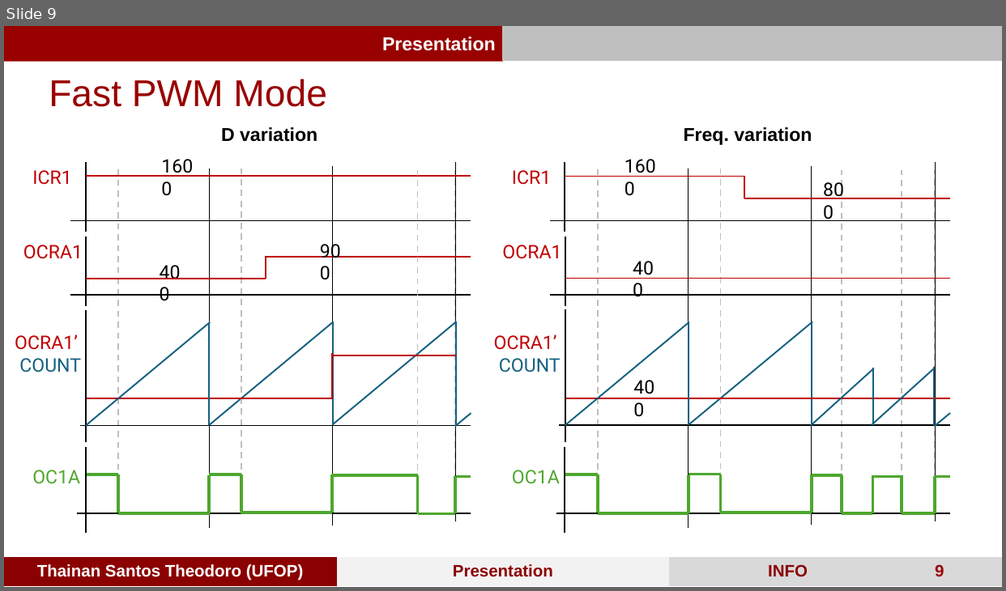
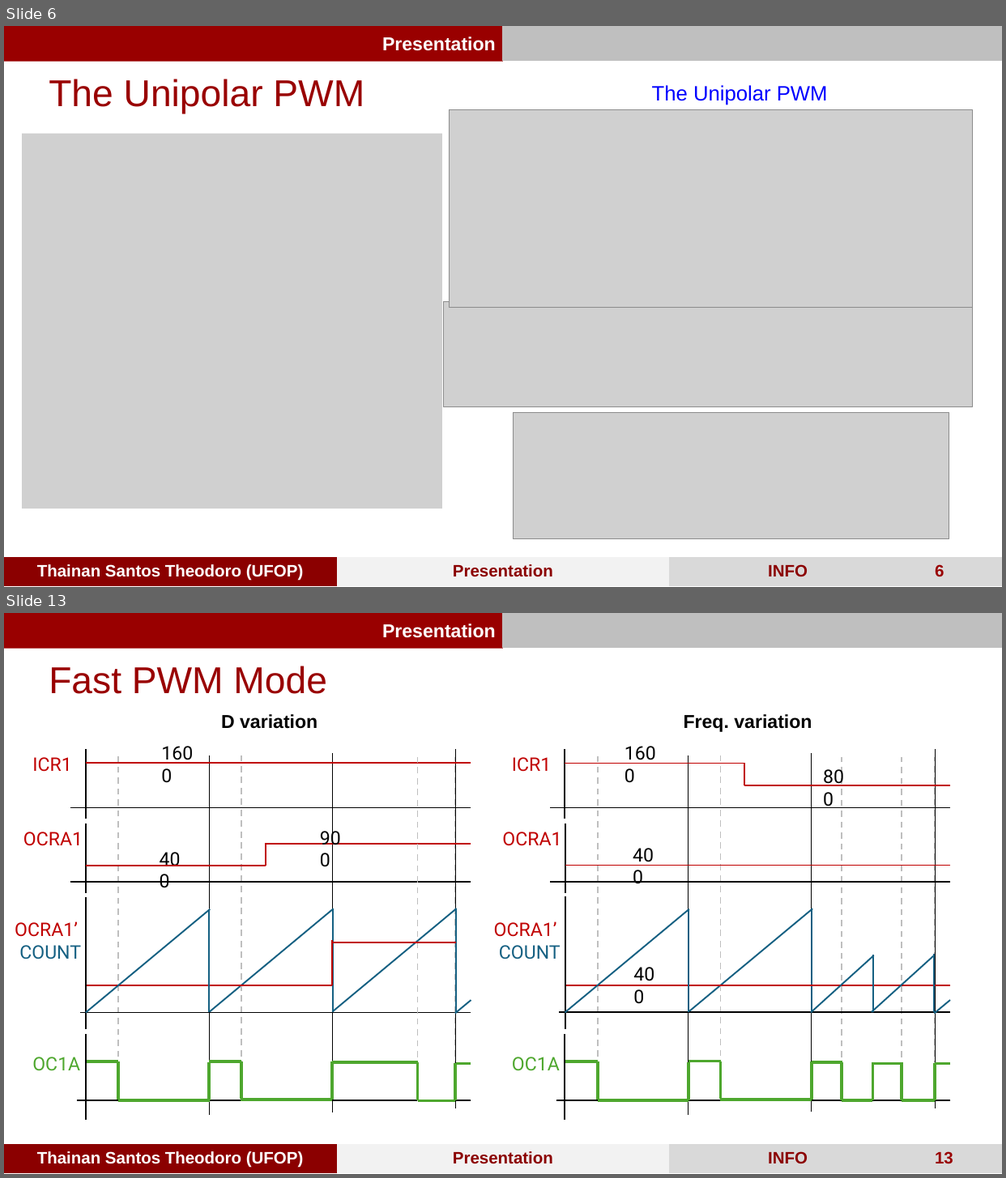
Before and after one commit to ThainanST/sPWM_arduino, a slide deck: Arduino PWM.pptx. Shown one above the other, each under a label of ours: slide 9 before the commit, slides 6 and 13 after it; the slides between them are not shown. The pictures are 1006x591 and 1006x1178 pixels, drawn with LibreOffice and Linux fonts; fonts in the diff are those of the drawing; grey boxes stand for pictures. Boxes give left, top, right and bottom in pixels: in the first picture for what was removed or moved away, otherwise in the second. Text is boxed around its words. In the diff, an @@ line names an element or a change of style, - is before the commit and + after.

```diff
--- a/Arduino PWM.pptx
+++ b/Arduino PWM.pptx
@@ slide 6 added at <box>4,26,1002,587</box>, background #FFFFFF; not listed: 5 template elements that a slide beside it also shows @@
@@ text added at <box>49,79,364,114</box>, 36 pt, text #990000 @@
+  The Unipolar PWM
@@ text added at <box>652,85,828,105</box>, 20 pt, text #0000FF @@
+The Unipolar PWM
@@ picture added at <box>450,110,973,308</box> @@
@@ picture added at <box>22,134,442,510</box> @@
@@ picture added at <box>444,301,973,407</box> @@
@@ picture added at <box>513,412,949,539</box> @@
@@ what was slide 9 is now slide 13 @@
@@ page number at <box>935,1152,953,1165</box>: text changed @@
-9
+13
```
Also in this commit, not shown: 15 slides changed, 25 other slides added, 3 slides removed, 50 other files.
